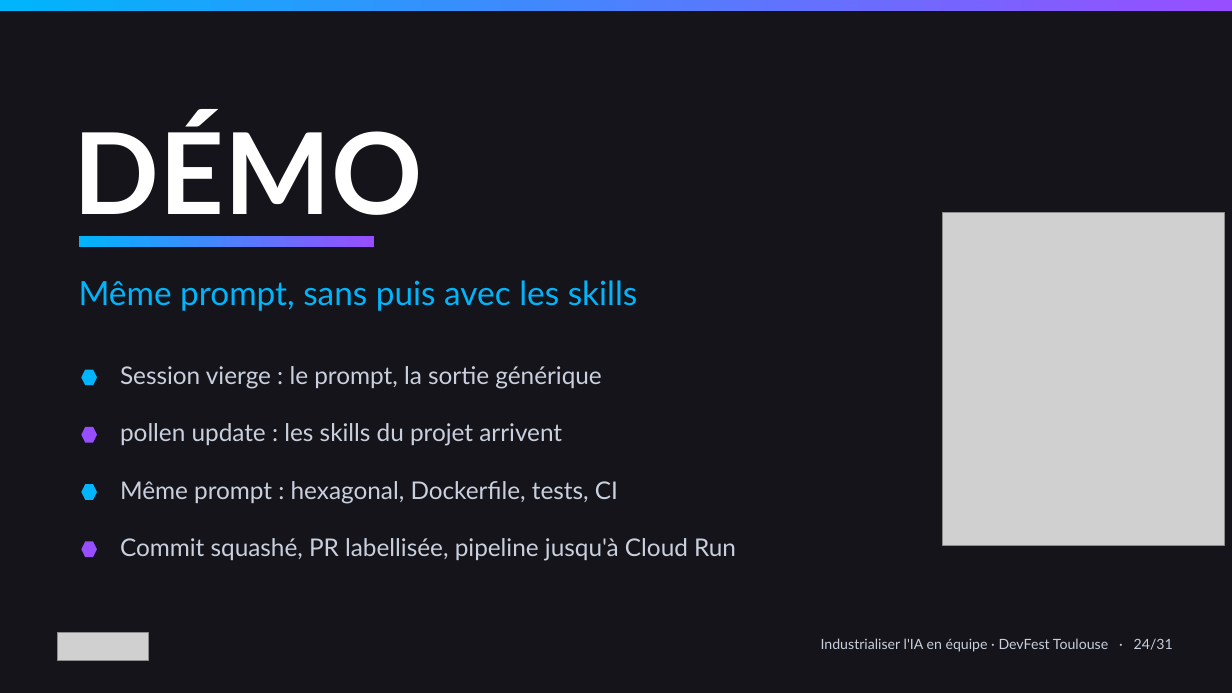
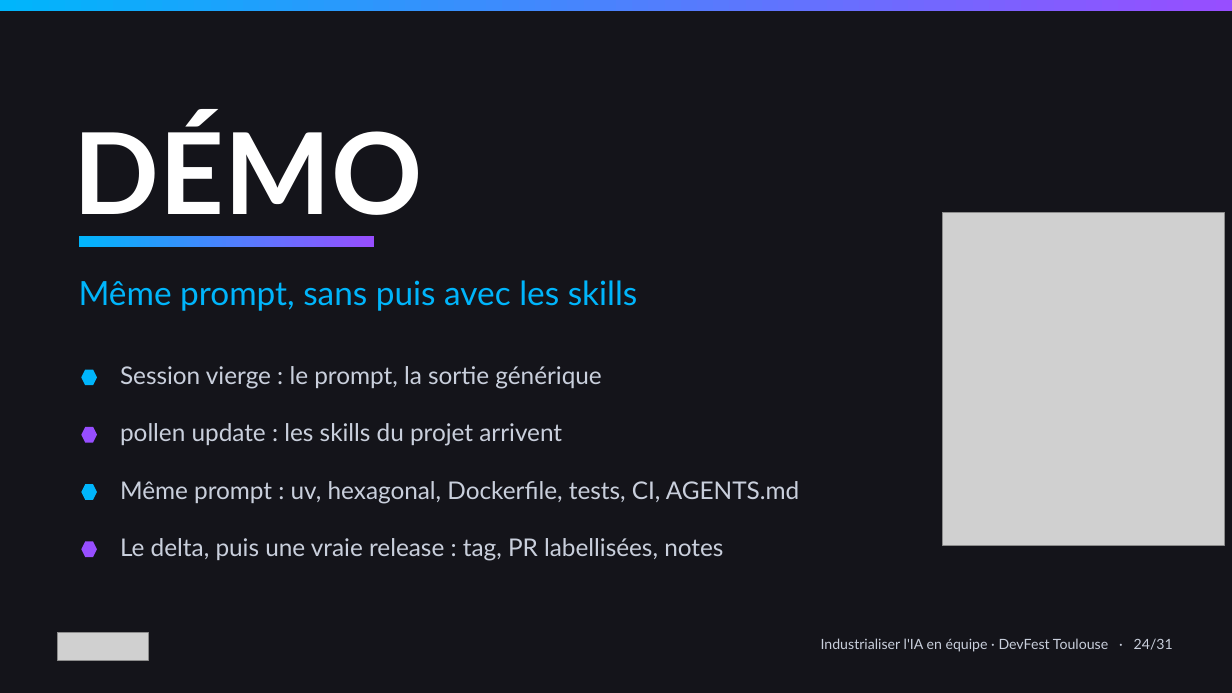
Before and after one commit to tosun-si/claude-skills-team-industrialisation, a slide deck: slide 25 of talks/slides/talk_devfest_skills.pptx. Drawn at 1232x693 pixels with LibreOffice and Linux fonts; fonts in the diff are those of the drawing; grey boxes stand for pictures. Boxes give left, top, right and bottom in pixels: in the first picture for what was removed or moved away, otherwise in the second. Text is boxed around its words. In the diff, an @@ line names an element or a change of style, - is before the commit and + after.

Commit message:
Démo sans déploiement : lancements enchaînés, delta mesuré, release vitrine
- script-demo.md : 7 beats (~10 min), SANS génère pendant pollen update,
  AVEC pendant le commentaire de SANS, fin sur une vraie release dans le
  navigateur ; artefacts mesurés, reset depuis origin/main
- dialogue.md et repère de scène de la slide démo alignés ; plus de
  « en root » ni « sans auteur », que SANS fait déjà
- demo-prep.md : filets URL et déploiement GHA remplacés par les sorties
  pré-capturées

```diff
--- a/talks/slides/talk_devfest_skills.pptx
+++ b/talks/slides/talk_devfest_skills.pptx
@@ text at bbox=[120, 481, 799, 504]: text changed @@
-Même prompt : hexagonal, Dockerfile, tests, CI
+Même prompt : uv, hexagonal, Dockerfile, tests, CI, AGENTS.md
@@ text at bbox=[120, 538, 723, 561]: text changed @@
-Commit squashé, PR labellisée, pipeline jusqu'à Cloud Run
+Le delta, puis une vraie release : tag, PR labellisées, notes
```
Also in this commit, not shown: 4 other files.
